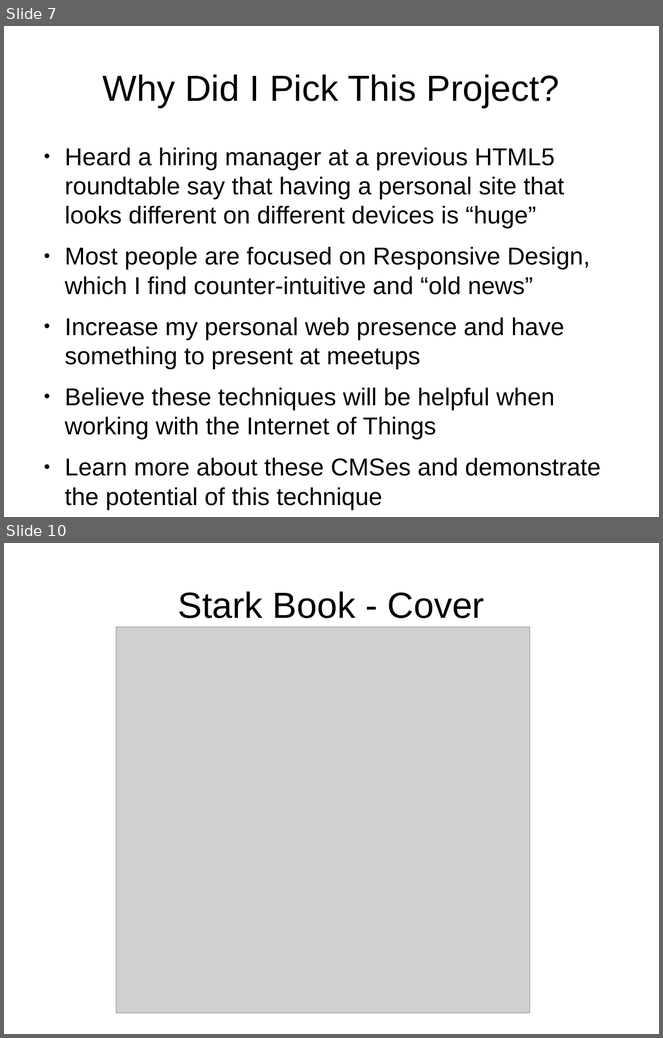
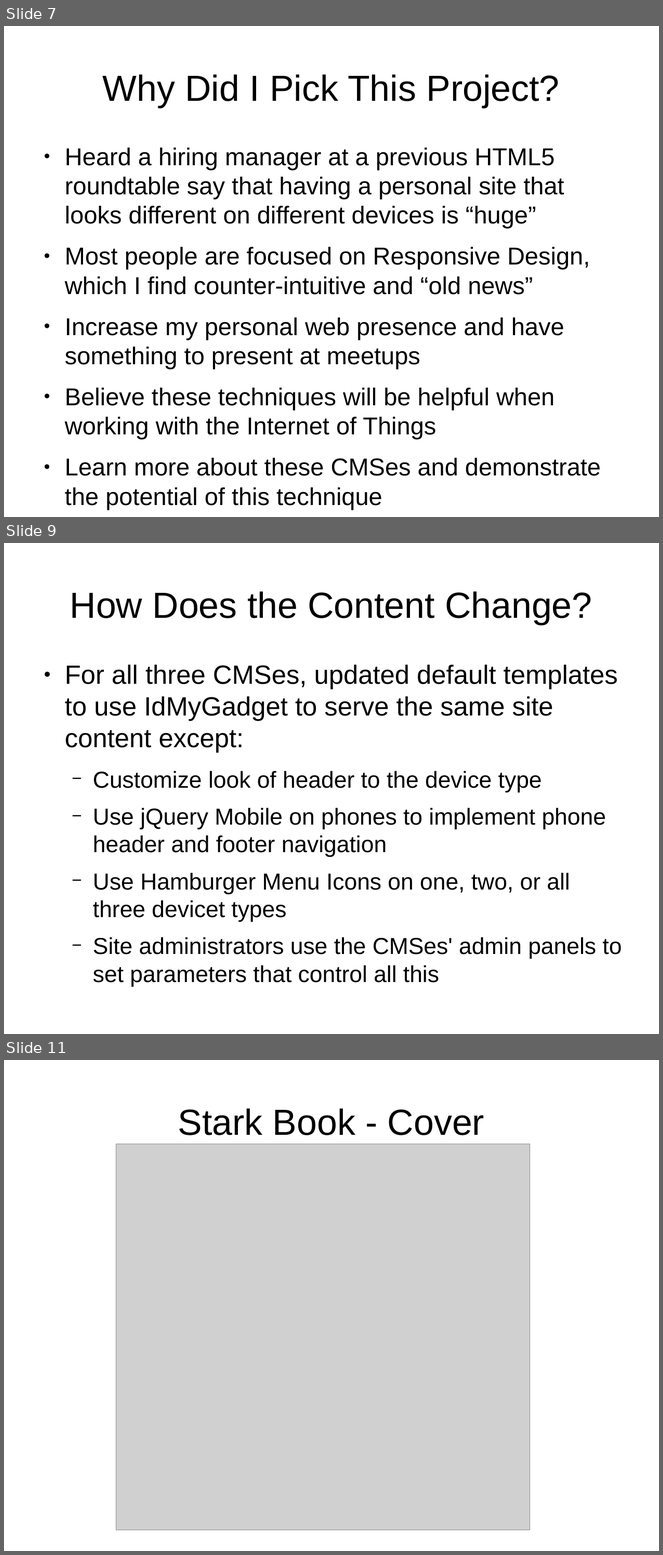
Before and after one commit to tomwhartung/jmws_accoutrements, a slide deck: presentations/2016_04-AWD_in_PHP_CMSes/AWD_in_PHP_CMSes-slides.odp. Shown one above the other, each under a label of ours: slides 7 and 10 before the commit, slides 7, 9 and 11 after it; the slides between them are not shown. The pictures are 663x1038 and 663x1555 pixels, drawn with LibreOffice and Linux fonts; fonts in the diff are those of the drawing; grey boxes stand for pictures. Boxes give left, top, right and bottom in pixels: in the first picture for what was removed or moved away, otherwise in the second. Text is boxed around its words. In the diff, an @@ line names an element or a change of style, - is before the commit and + after.

```diff
--- a/presentations/2016_04-AWD_in_PHP_CMSes/AWD_in_PHP_CMSes-slides.odp
+++ b/presentations/2016_04-AWD_in_PHP_CMSes/AWD_in_PHP_CMSes-slides.odp
@@ slide 9 added at [4,543,659,1034], background #FFFFFF @@
@@ title added at [70,591,592,625], 44 pt, text #000000 @@
+How Does the Content Change?
@@ text added at [65,665,622,987], 28 pt, text #000000 @@
+● For all three CMSes, updated default templates to use IdMyGadget to serve the same site content except:
+  − Customize look of header to the device type
+  − Use jQuery Mobile on phones to implement phone header and footer navigation
+  − Use Hamburger Menu Icons on one, two, or all three devicet types
+  − Site administrators use the CMSes' admin panels to set parameters that control all this
@@ what was slide 10 is now slide 11 @@
```
Also in this commit, not shown: 2 slides changed.
